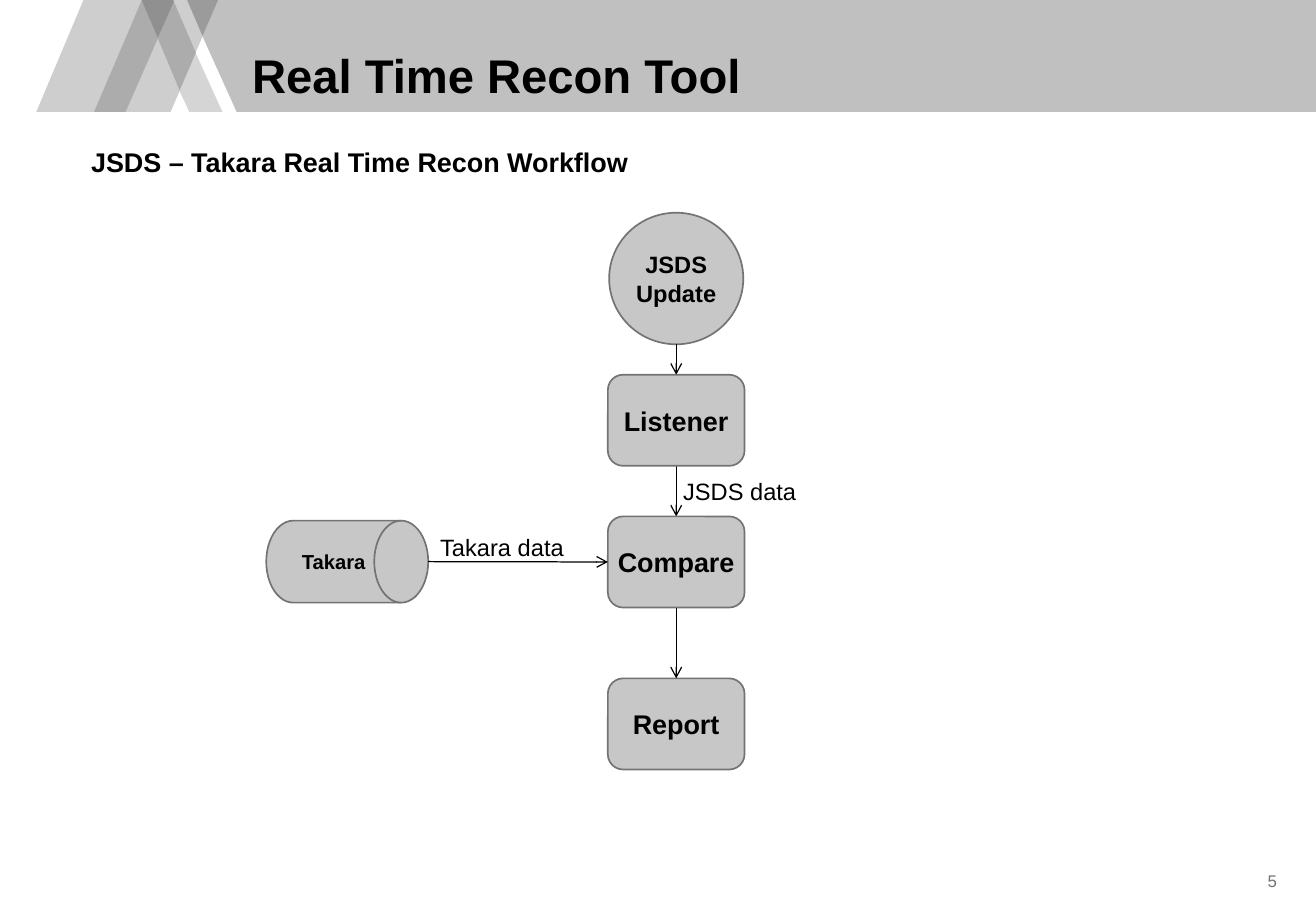
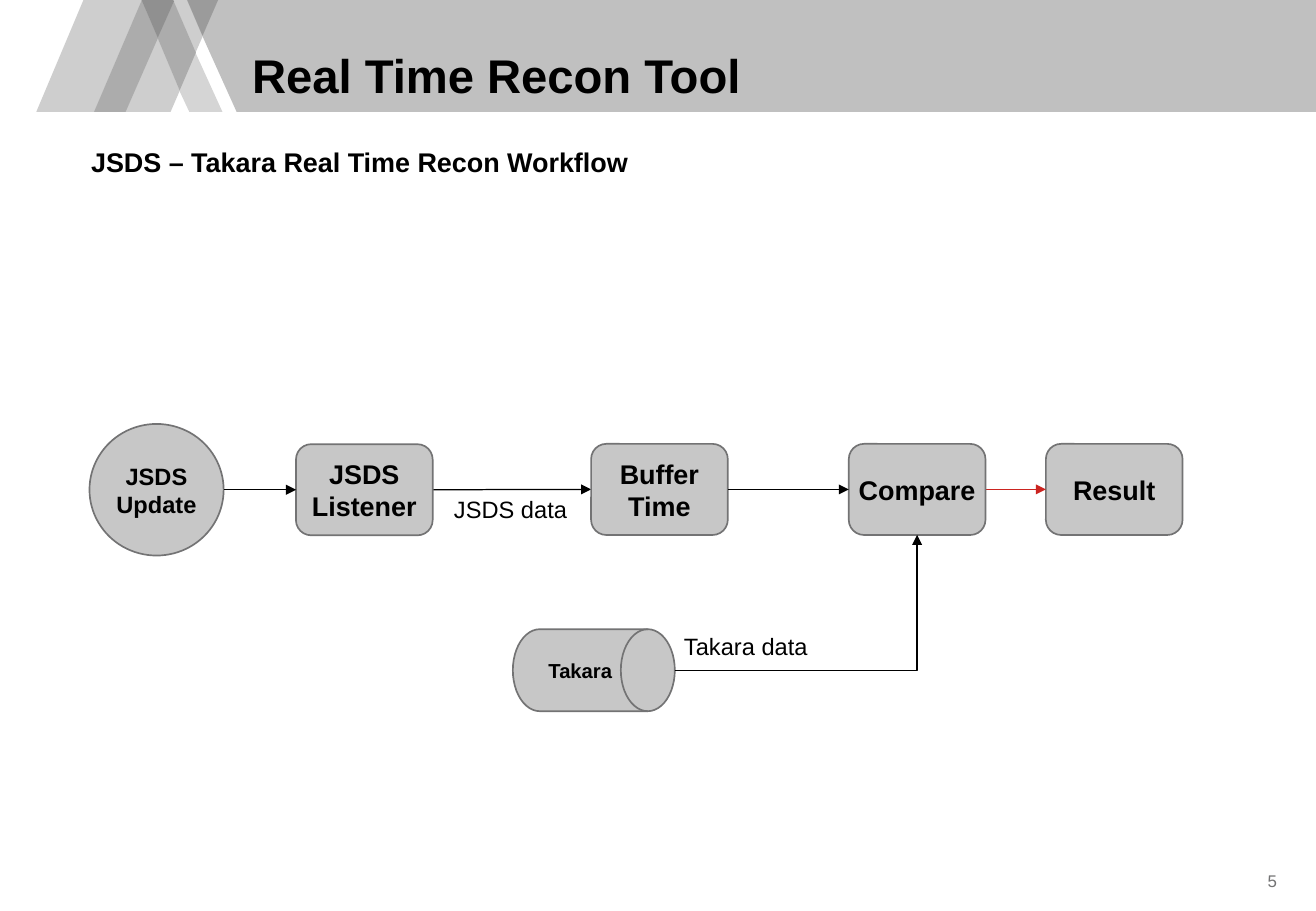
Before and after one commit to TongYuSamwise/sandboxWebAPI, a slide deck: slide 6 of Yu Tong - Presentation - Real Time Recon Tool.pptx. Drawn at 1316x911 pixels with LibreOffice and Linux fonts; fonts in the diff are those of the drawing; background and template pictures are left out. Boxes give left, top, right and bottom in pixels: in the first picture for what was removed or moved away, otherwise in the second. Text is boxed around its words. In the diff, an @@ line names an element or a change of style, - is before the commit and + after.

```diff
--- a/Yu Tong - Presentation - Real Time Recon Tool.pptx
+++ b/Yu Tong - Presentation - Real Time Recon Tool.pptx
@@ ellipse "JSDS Update": place and size @@
-ellipse "JSDS Update" at box(609, 213, 742, 344)
+ellipse "JSDS Update" at box(90, 424, 224, 555)
@@ rounded rectangle "JSDS": place and size @@
-rounded rectangle "JSDS" at box(608, 374, 744, 465)
+rounded rectangle "JSDS" at box(296, 445, 433, 536)
@@ rounded rectangle added at box(592, 444, 728, 535), fill #C7C7C7, outline #737374 1 pt, 16 pt, text #000000, bold @@
+Buffer Time
@@ rounded rectangle "Compare": place and size @@
-rounded rectangle "Compare" at box(608, 516, 744, 608)
+rounded rectangle "Compare" at box(849, 444, 985, 535)
@@ rounded rectangle added at box(1046, 444, 1182, 535), fill #C7C7C7, outline #737374 1 pt, 16 pt, text #000000, bold @@
+Result
@@ text in rounded rectangle at box(329, 465, 399, 485): paragraph added @@
+JSDS
@@ arrow moved from (677, 344) - (677, 374) to (224, 490) - (296, 490) @@
@@ arrow (224, 490) - (296, 490): arrowheads changed @@
@@ arrow moved from (677, 465) - (677, 516) to (433, 490) - (592, 490) @@
@@ arrow (433, 490) - (592, 490): arrowheads changed @@
@@ text "JSDS data": place and size @@
-text "JSDS data" at box(683, 483, 796, 501)
+text "JSDS data" at box(454, 501, 567, 519)
@@ arrow added from (728, 490) to (849, 490), #000000 0.75 pt @@
@@ arrow added from (985, 490) to (1046, 490), #CB2420 0.75 pt @@
@@ elbow arrow added from (674, 671) to (917, 535), #000000 0.75 pt @@
@@ arrow removed from (428, 561) to (608, 563) @@
@@ flow chart magnetic drum "Takara": place and size @@
-flow chart magnetic drum "Takara" at box(266, 521, 428, 604)
+flow chart magnetic drum "Takara" at box(513, 629, 674, 712)
@@ text "Takara data": place and size @@
-text "Takara data" at box(440, 539, 564, 557)
+text "Takara data" at box(684, 638, 808, 656)
@@ arrow removed from (677, 608) to (677, 678) @@
@@ rounded rectangle removed at box(608, 678, 744, 769) @@
-Report
```
Also in this commit, not shown: 7 other slides changed, 3 slides added.
